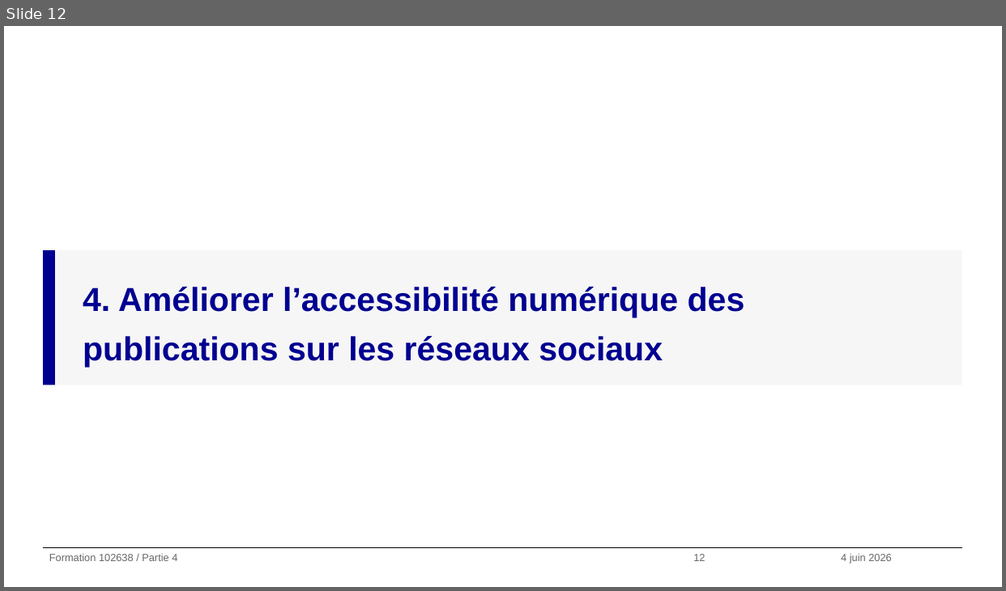
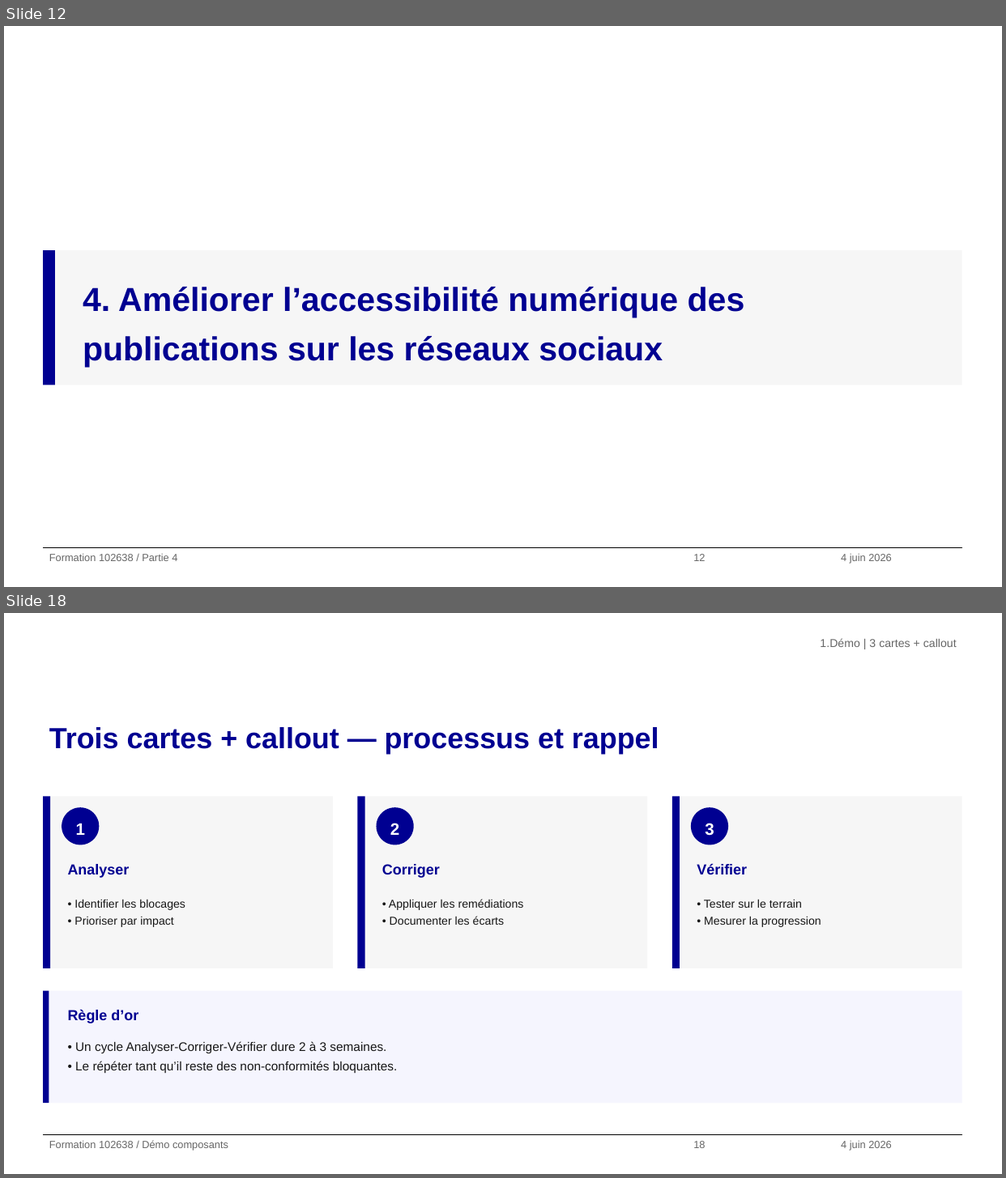
Before and after one commit to alexandra-guiderdoni/usine-fabrication-igpde-102846-ay11, a slide deck: demo-template-dsfr.pptx. Shown one above the other, each under a label of ours: slide 12 before the commit, slides 12 and 18 after it; the slides between them are not shown. The pictures are 1006x591 and 1006x1178 pixels, drawn with LibreOffice and Linux fonts; fonts in the diff are those of the drawing; background and template pictures are left out. Boxes give left, top, right and bottom in pixels: in the first picture for what was removed or moved away, otherwise in the second. Text is boxed around its words. In the diff, an @@ line names an element or a change of style, - is before the commit and + after.

Commit message:
Ajout slides sections et layouts de cartes, resserrement du gap titre→cartes
- 3 nouvelles slides de section (Highlight DSFR) — parties 2, 3, 4 de la formation
- 6 slides de démo des layouts de cartes : 1/2/3 cartes seules et 1/2/3 cartes + callout pleine largeur
- Constante TOP_CARDS=2,45" (gap 0,09" sous le titre IGPDE) pour les slides à cartes
- Refonte de compose_chapitre en Highlight DSFR sobre (accent Bleu France + fond gris + texte unique)
- Slide couverture : footer IGPDE repositionné aux coordonnées standard (y=6,98") avec ligne séparatrice
- CLAUDE.md projet : ajout de TOP_CARDS dans le tableau des constantes

```diff
--- a/demo-template-dsfr.pptx
+++ b/demo-template-dsfr.pptx
@@ slide 18 added at [4, 613, 1002, 1174], background #FFFFFF; not listed: 1 template element that a slide beside it also shows @@
@@ text added at [820, 638, 957, 647], 11 pt, text #666666 @@
+1. Démo | 3 cartes + callout
@@ title added at [49, 727, 659, 754], 28 pt, text #000091, bold @@
+Trois cartes + callout — processus et rappel
@@ rectangle added at [43, 796, 50, 969], fill #000091 @@
@@ rectangle added at [50, 796, 333, 969], fill #F6F6F6 @@
@@ rectangle added at [357, 796, 364, 969], fill #000091 @@
@@ rectangle added at [364, 796, 647, 969], fill #F6F6F6 @@
@@ rectangle added at [672, 796, 680, 969], fill #000091 @@
@@ rectangle added at [680, 796, 962, 969], fill #F6F6F6 @@
@@ ellipse added at [62, 807, 99, 845], fill #000091, 16 pt, text #FFFFFF, bold @@
+1
@@ ellipse added at [376, 807, 414, 845], fill #000091, 16 pt, text #FFFFFF, bold @@
+2
@@ ellipse added at [691, 807, 729, 845], fill #000091, 16 pt, text #FFFFFF, bold @@
+3
@@ text added at [68, 864, 130, 878], 14 pt, text #000091, bold @@
+Analyser
@@ text added at [382, 864, 440, 878], 14 pt, text #000091, bold @@
+Corriger
@@ text added at [697, 863, 747, 875], 14 pt, text #000091, bold @@
+Vérifier
@@ text added at [74, 899, 185, 927], 11 pt, text #161616 @@
+• Identifier les blocages
+• Prioriser par impact
@@ text added at [389, 899, 524, 925], 11 pt, text #161616 @@
+• Appliquer les remédiations
+• Documenter les écarts
@@ text added at [704, 899, 821, 927], 11 pt, text #161616 @@
+• Tester sur le terrain
+• Mesurer la progression
@@ rectangle added at [43, 991, 49, 1103], fill #000091 @@
@@ rectangle added at [49, 991, 962, 1103], fill #F5F5FE @@
@@ text added at [68, 1009, 138, 1024], 14 pt, text #000091, bold @@
+Règle d’or
@@ text added at [75, 1041, 397, 1073], 12 pt, text #161616 @@
+• Un cycle Analyser-Corriger-Vérifier dure 2 à 3 semaines.
+• Le répéter tant qu’il reste des non-conformités bloquantes.
@@ text added at [49, 1140, 228, 1151], 10 pt, text #666666 @@
+Formation 102638 / Démo composants
@@ text added at [693, 1141, 705, 1148], 10 pt, text #666666 @@
+18
@@ text added at [841, 1141, 891, 1151], 10 pt, text #666666 @@
+4 juin 2026
```
Also in this commit, not shown: 2 slides changed, 5 other slides added, 3 other files.
